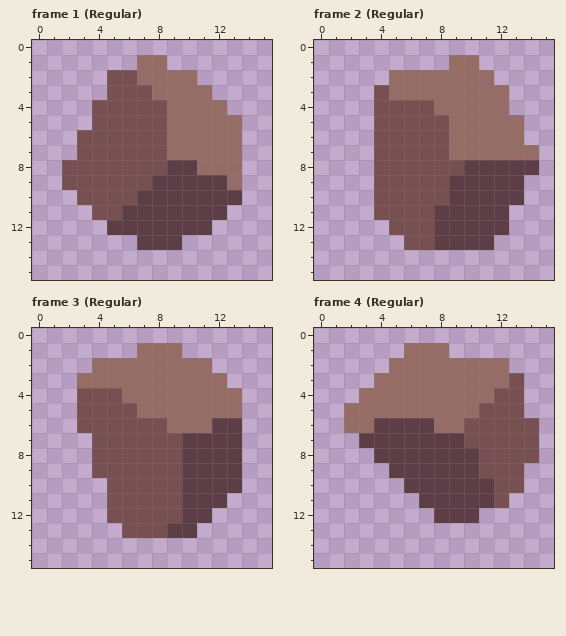
A pixel-art file gets an edit: assets_builders/Art/Rocks.ase. Above is the file before it was changed.
16x16 pixels, 17 frames. Shown: frame 1 (Regular), frame 2 (Regular), frame 3 (Regular), frame 4 (Regular). The commit also changed other frames, which this record leaves out.
And afterwards:
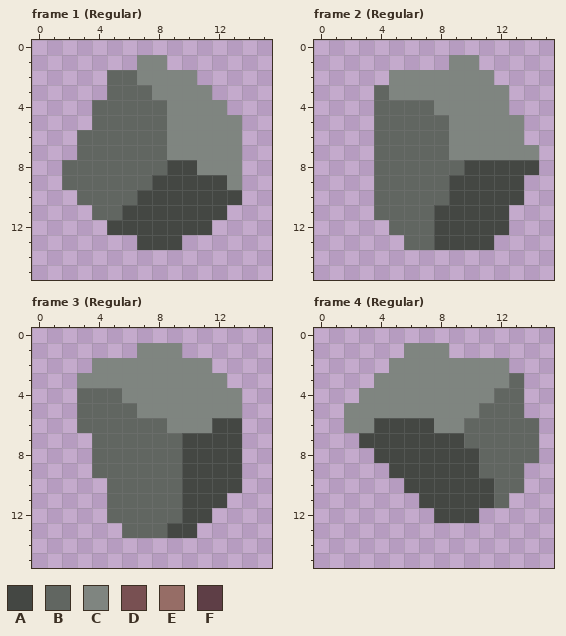
Palette (. is transparent): A #444743  B #616661  C #7f8580  D #785052  E #966d66  F #5e3e46
The commit says: Created rocks sprites and bkg shader.
Diff:
Changed rows in their new state; - is an unchanged pixel.
Frame 1 (Regular):
first column x 2:
 1 -----CC-----
 2 ---BBCCCC---
 3 ---BBBCCCC--
 4 --BBBBBCCCC-
 5 --BBBBBCCCCC
 6 -BBBBBBCCCCC
 7 -BBBBBBCCCCC
 8 BBBBBBBAACCC
 9 BBBBBBAAAAAC
10 -BBBBAAAAAAA
11 --BBAAAAAAA-
12 ---AAAAAAA--
13 -----AAA----
Frame 2 (Regular):
first column x 4:
 1 -----CC----
 2 -CCCCCCC---
 3 BCCCCCCCC--
 4 BBBBCCCCC--
 5 BBBBBCCCCC-
 6 BBBBBCCCCC-
 7 BBBBBCCCCCC
 8 BBBBBBAAAAA
 9 BBBBBAAAAA-
10 BBBBBAAAAA-
11 BBBBAAAAA--
12 -BBBAAAAA--
13 --BBAAAA---
Frame 3 (Regular):
first column x 3:
 1 ----CCC----
 2 -CCCCCCCC--
 3 CCCCCCCCCC-
 4 BBBCCCCCCCC
 5 BBBBCCCCCCC
 6 BBBBBBCCCAA
 7 -BBBBBBAAAA
 8 -BBBBBBAAAA
 9 -BBBBBBAAAA
10 --BBBBBAAAA
11 --BBBBBAAA-
12 --BBBBBAA--
13 ---BBBAA---
Frame 4 (Regular):
first column x 2:
 1 ----CCC------
 2 ---CCCCCCCC--
 3 --CCCCCCCCCB-
 4 -CCCCCCCCCBB-
 5 CCCCCCCCCBBB-
 6 CCAAAACCBBBBB
 7 -AAAAAAABBBBB
 8 --AAAAAAABBBB
 9 ---AAAAAABBB-
10 ----AAAAAABB-
11 -----AAAAAB--
12 ------AAA----
Boxes around the changes in both pictures, in picture pixels (x1, y1, x2, y2):
changed: (62, 55, 242, 250)
changed: (374, 55, 539, 250)
changed: (77, 343, 242, 538)
changed: (344, 343, 539, 523)
